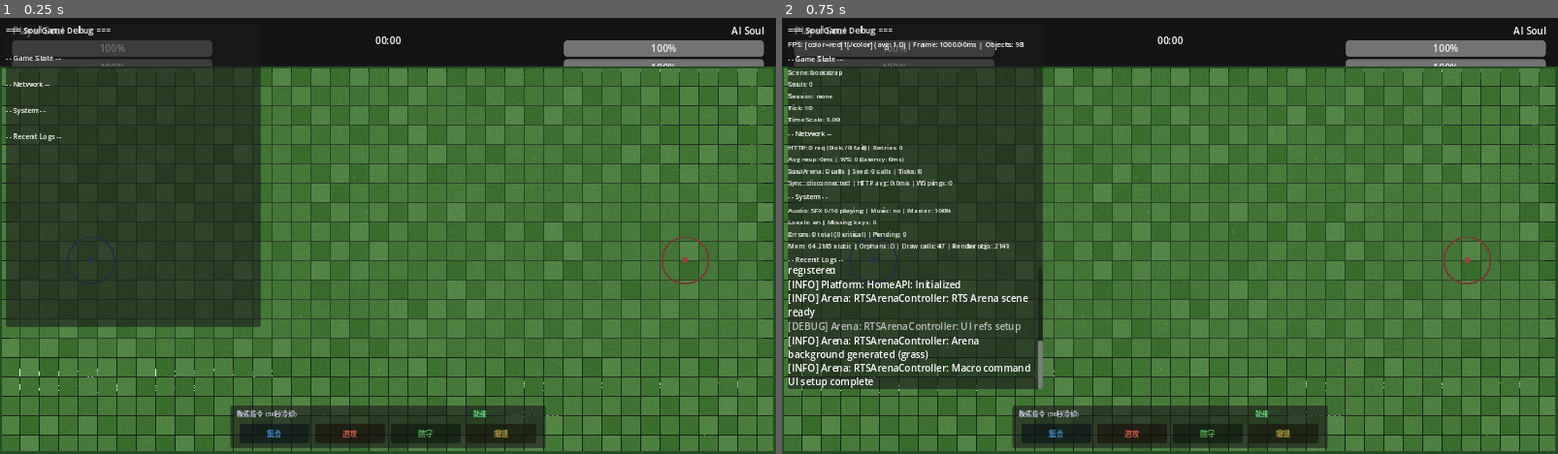
Above: before the commit, frames 1-2 (left to right).
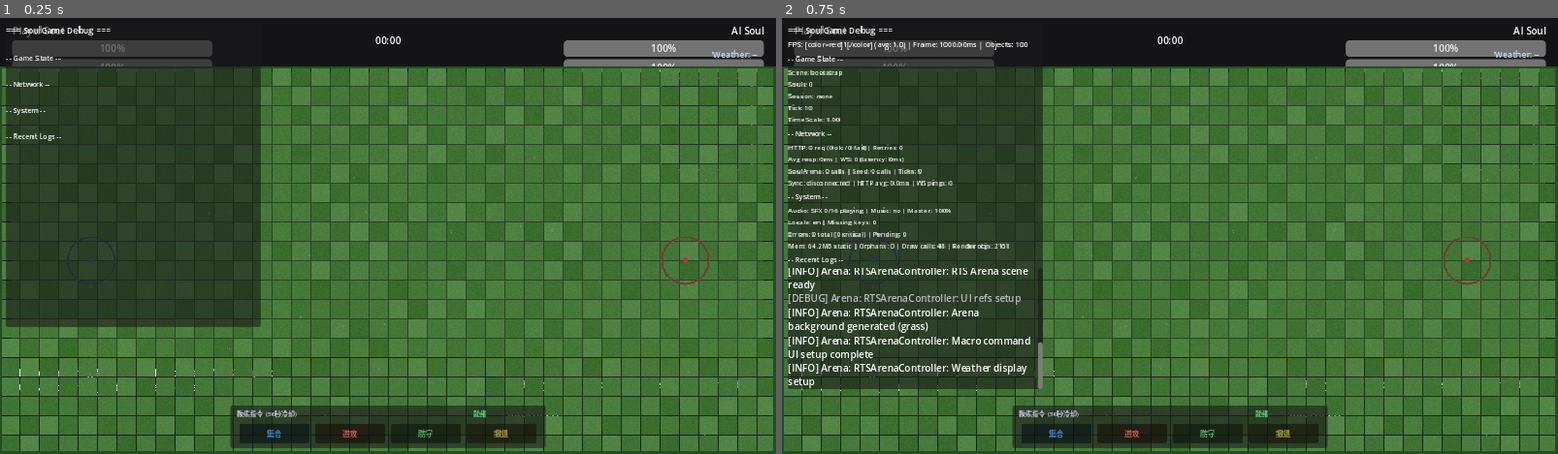
Above: after the commit, the same moments.

Repository: zhuyu112358/SoulGame
Game: Godot game, scene res://scenes/rts_arena.tscn
Two runs of this game, one before a commit and one after it. Both use one fixed random seed, a clock stepped at 60 frames per second and the inputs below. This scene is started directly instead of the project's main scene.
Inputs:
- Up to frame 1 (0.25 s): no input
- Up to frame 2 (0.75 s): click "Heavy" at 0.5 s

The runs differ from the first frame. In frame 1, less than 0.1% of the frame differs, in the area x 91-98%, y 7-10%; in frame 2, 2.0%, in the area x 0-98%, y 5-85%.
Error in both runs: Invalid assignment of property or key 'caret_position' with value of type 'int' on a base object of type 'RichTextLabel'. (res://scripts/game/RTSArenaControlle…

Commit message:
feat(M2): Add weather display UI + integrate 5 new design audio (90 total)
## New: Weather Display UI (RTSArenaController)
Shows current arena weather and active effects in top-right corner.

### _setup_weather_display()
- Weather label at (1050, 50), right-aligned, 14px font
- Weather effects label at (1050, 75), 10px font for modifiers
- Initial text: 'Weather: --'

### _update_weather_display()
- Reads environment info from RTSArenaManager.get_environment_info()
- Weather name color coding:
  - Clear: warm yellow
  - Rain: blue
  - Fog: gray
  - Snow: light blue
  - Storm: red/orange
- Effect indicators show active modifiers:
  - SPD XX% (movement modifier below 100%)
  - ACC XX% (accuracy modifier below 100%)
  - Lightning (storm weather)
  - DEF +10% (snow weather)
- Called every frame in _process()

## New Audio Assets (5 from design task)
### UI Sounds (+2)
- ui_quest_open.wav - Quest panel open
- ui_quest_complete.wav - Quest completion notification

### Soul Emotion Sounds (+2)
- soul_energetic.wav - Soul energetic/active emotion
- soul_relaxed.wav - Soul relaxed/calm emotion

### Environment Sounds (+1)
- env_ancient_ruins.wav - Ancient ruins ambient (for stone/ruin arenas)

## AudioManager Registration
- UI: 54 -> 56 sounds (+quest_open, +quest_complete)
- Environment: 9 -> 10 sounds (+ancient_ruins)
- Soul: 8 -> 10 sounds (+energetic, +relaxed)
- Total registered: 85 -> 90 sounds

## Sound Categories (90 total)
- UI: 56 (buttons, notifications, panels, battle start/end, quests)
- Battle: 10 (attack, critical, defend, dodge, victory, defeat)
- BGM: 4 (battle, explore, home_main, menu)
- Environment: 10 (forest, cave, canyon, cliff, lava, ruins, etc.)
- Soul Emotion: 10 (angry, brave, confident, determined, curious, energetic, etc.)

## Verification
- Godot --check-only: 0 script errors
- Unit tests: 111 passed, 0 failed
- M1 integration: 73 passed, 0 failed
- M2 integration: 128 passed, 0 failed
- Total: 312 automated tests all passing
- No regression in existing functionality

Diff:
--- a/scripts/autoload/AudioManager.gd
+++ b/scripts/autoload/AudioManager.gd
@@ -65,7 +65,8 @@
 		"checkbox", "dropdown", "radio", "slider_adjust", "number_input",
 		"color_picker", "toggle_switch", "title_unlock", "connection_success",
 		"spectator_enter", "spectator_leave", "replay_start", "replay_end",
-		"settings_open", "settings_save"
+		"settings_open", "settings_save",
+		"quest_open", "quest_complete"
 	]
 	for sound_name in ui_sounds:
 		_sound_paths["ui_%s" % sound_name] = "res://assets/audio/ui/ui_%s.wav" % sound_name
@@ -87,7 +88,7 @@
 	var env_sounds: Array = [
 		"ancient_battlefield", "canyon", "cave", "cliff",
 		"forest", "lava", "wind_chimes",
-		"frozen_forest", "lava_cave"
+		"frozen_forest", "lava_cave", "ancient_ruins"
 	]
 	for sound_name in env_sounds:
 		_sound_paths["env_%s" % sound_name] = "res://assets/audio/environment/env_%s.wav" % sound_name
@@ -96,7 +97,7 @@
 	var soul_sounds: Array = [
 		"angry_roar", "brave_courage", "confident", "determined_resolve",
 		"communication_blip", "curious_blip",
-		"overwhelmed", "envious"
+		"overwhelmed", "envious", "energetic", "relaxed"
 	]
 	for sound_name in soul_sounds:
 		_sound_paths["soul_%s" % sound_name] = "res://assets/audio/soul/soul_%s.wav" % sound_name
--- a/scripts/game/RTSArenaController.gd
+++ b/scripts/game/RTSArenaController.gd
@@ -40,6 +40,10 @@
 var _command_cooldown_label = null
 var _command_cooldown_timer = 0.0
 
+## Weather/environment display
+var _weather_label = null
+var _weather_icon = null
+
 
 func _ready() -> void:
 	GameLog.info("RTSArenaController: RTS Arena scene ready", "Arena")
@@ -48,6 +52,7 @@
 	_connect_signals()
 	_setup_skill_buttons()
 	_setup_macro_commands()
+	_setup_weather_display()
 
 	# Auto-start battle if config is set in GameState
 	_try_auto_start_battle()
@@ -248,6 +253,73 @@
 		_add_log("指令失败: %s" % result.get("error", "unknown"))
 
 
+## Setup weather/environment display UI
+func _setup_weather_display() -> void:
+	# Weather label (top-right, below battle time)
+	_weather_label = Label.new()
+	_weather_label.position = Vector2(1050, 50)
+	_weather_label.size = Vector2(200, 30)
+	_weather_label.horizontal_alignment = HORIZONTAL_ALIGNMENT_RIGHT
+	_weather_label.add_theme_font_size_override("font_size", 14)
+	_weather_label.modulate = Color(0.8, 0.9, 1.0)
+	_weather_label.text = "Weather: --"
+	add_child(_weather_label)
+
+	# Weather effect indicators (small labels below weather name)
+	var effect_label = Label.new()
+	effect_label.name = "WeatherEffects"
+	effect_label.position = Vector2(1050, 75)
+	effect_label.size = Vector2(200, 50)
+	effect_label.horizontal_alignment = HORIZONTAL_ALIGNMENT_RIGHT
+	effect_label.add_theme_font_size_override("font_size", 10)
+	effect_label.modulate = Color(0.7, 0.7, 0.8)
+	effect_label.text = ""
+	add_child(effect_label)
+
+	GameLog.info("RTSArenaController: Weather display setup", "Arena")
+
+
+## Update weather display from RTSArenaManager environment
+func _update_weather_display() -> void:
+	if _weather_label == null:
+		return
+
+	var env_info = RTSArenaManager.get_environment_info()
+	var weather_name = env_info.get("weather", "Clear")
+	_weather_label.text = "Weather: %s" % weather_name
+
+	# Weather color coding
+	match weather_name:
+		"Clear":
+			_weather_label.modulate = Color(1.0, 0.95, 0.7)
+		"Rain":
+			_weather_label.modulate = Color(0.6, 0.8, 1.0)
+		"Fog":
+			_weather_label.modulate = Color(0.75, 0.75, 0.8)
+		"Snow":
+			_weather_label.modulate = Color(0.85, 0.95, 1.0)
+		"Storm":
+			_weather_label.modulate = Color(1.0, 0.6, 0.5)
+		_:
+			_weather_label.modulate = Color(0.8, 0.9, 1.0)
+
+	# Update effect indicators
+	var effect_label = get_node_or_null("WeatherEffects")
+	if effect_label:
+		var move_mod = env_info.get("movement_mod", 1.0)
+		var acc_mod = env_info.get("accuracy_mod", 1.0)
+		var effects = []
+		if move_mod < 1.0:
+			effects.append("SPD %.0f%%" % (move_mod * 100))
+		if acc_mod < 1.0:
+			effects.append("ACC %.0f%%" % (acc_mod * 100))
+		if weather_name == "Storm":
+			effects.append("⚡ Lightning")
+		if weather_name == "Snow":
+			effects.append("DEF +10%")
+		effect_label.text = "  ".join(effects)
+
+
 ## Process real-time UI updates
 func _process(delta: float) -> void:
 	if not _battle_active:
@@ -255,6 +327,7 @@
 	_update_unit_display()
 	_update_skill_cooldowns()
 	_update_command_cooldown(delta)
+	_update_weather_display()
 	if minimap:
 		minimap.update_minimap()
 
Not shown, added: assets/audio/environment/env_ancient_ruins.wav
Not shown, added: assets/audio/soul/soul_energetic.wav
Not shown, added: assets/audio/soul/soul_relaxed.wav
Not shown, added: assets/audio/ui/ui_quest_complete.wav
Not shown, added: assets/audio/ui/ui_quest_open.wav
